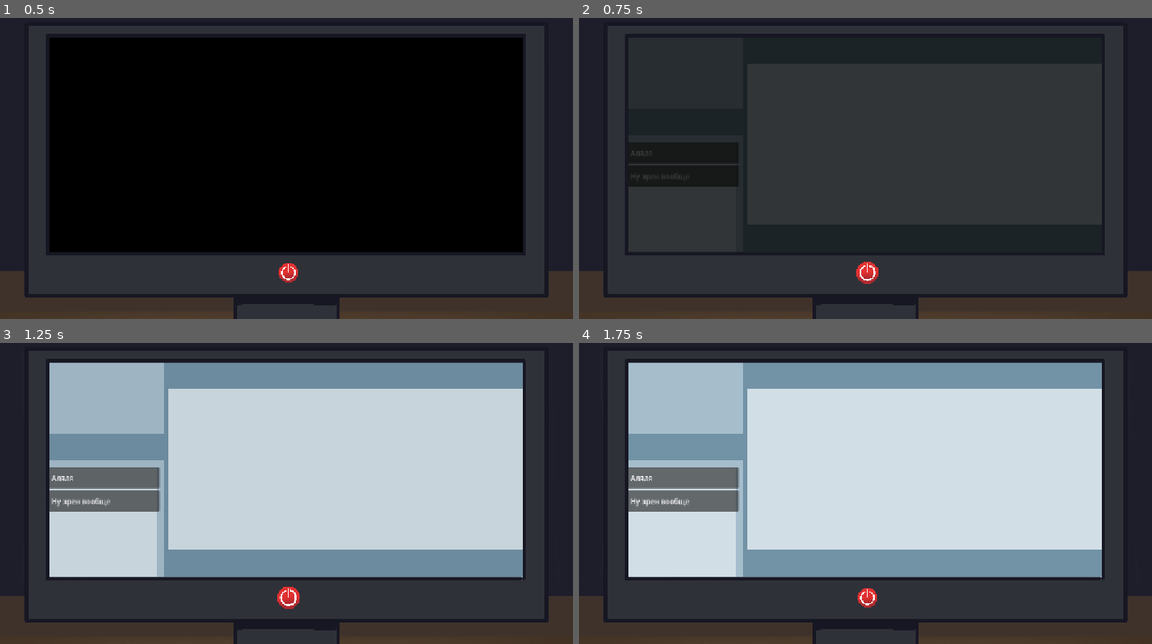
Above: before the commit, frames 1-4 (two rows, left to right).
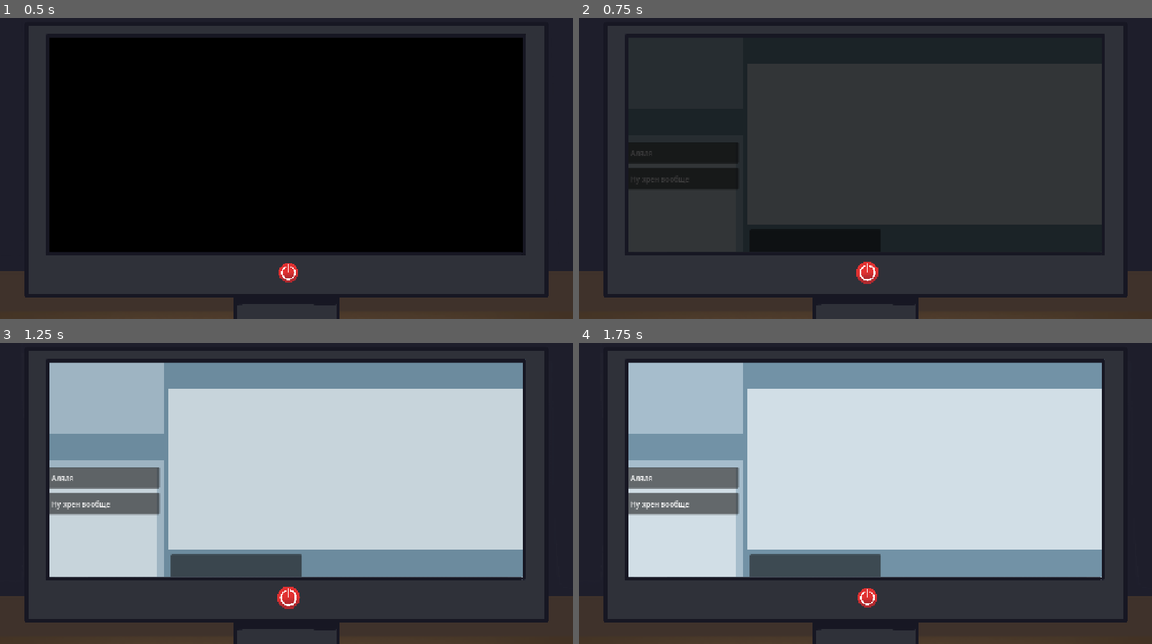
Above: after the commit, the same moments.

Repository: ArtyomDevGames/Brackeys_GJ
Game: Godot game, scene res://Game/Main/Scenes/game.tscn
The game is run twice, just before and just after one commit, with the same random seed, the same clock (stepped at 60 frames per second) and the same inputs. This scene is started directly instead of the project's main scene.
Inputs (mouse positions are in pixels of both pictures, inside the frame that each line leads up to):
- Up to frame 1 (0.5 s): no input
- Up to frame 2 (0.75 s): click (865, 273) at 0.5 s
- Up to frame 3 (1.25 s): no input
- Up to frame 4 (1.75 s): click (613, 592) at 1.25 s

Frame 1 is identical in both runs. In frame 2, 0.3% of the frame differs, in the area x 8-28%, y 48-57%; in frame 3, 2.3%; in frame 4, 2.3%, in the area x 8-53%, y 48-78%.

Commit message:
level select button fix

Diff:
--- a/game/Game/Main/Scenes/game.tscn
+++ b/game/Game/Main/Scenes/game.tscn
@@ -111,6 +111,13 @@
 offset_bottom = 719.0
 theme_override_styles/panel = SubResource("StyleBoxFlat_yf5fn")
 
+[node name="Button" type="Button" parent="BackPanel/Background/Bottom" unique_id=345755344]
+layout_mode = 0
+offset_left = 6.0
+offset_top = 12.0
+offset_right = 298.0
+offset_bottom = 66.0
+
 [node name="ScrollContainer" type="ScrollContainer" parent="BackPanel" unique_id=1216533846]
 layout_mode = 0
 offset_left = 23.0
@@ -140,6 +147,7 @@
 offset_top = 28.0
 offset_right = 301.0
 offset_bottom = 507.0
+theme_override_constants/separation = 10
 
 [node name="UserButton" parent="BackPanel/ScrollContainer/Control/Panel/Buttons" unique_id=1240136226 instance=ExtResource("4_6gq2s")]
 layout_mode = 2
--- a/game/Game/Main/Scripts/pause.gd
+++ b/game/Game/Main/Scripts/pause.gd
@@ -14,6 +14,7 @@
 	if button.button_name == "ContinueButton": hide_pause()
 	elif button.button_name == "SettingsButton": show_settings()
 	elif button.button_name == "BackButton": hide_settings()
+	elif button.button_name == "ExitButton": get_tree().quit()
 
 # Анимации появления / скрытия меню
 # Пауза
--- a/game/Game/Main/Scripts/registration.gd
+++ b/game/Game/Main/Scripts/registration.gd
@@ -20,9 +20,8 @@
 	await animation_player.animation_finished
 	NoTouchRect.visible = false
 
-func hide_registration() -> bool:
+func hide_registration():
 	NoTouchRect.visible = true
 	animation_player.play_backwards("ShowRegistration")
 	await animation_player.animation_finished
 	NoTouchRect.visible = false
-	return true
--- a/game/Game/UI/Scenes/level_select_button.tscn
+++ b/game/Game/UI/Scenes/level_select_button.tscn
@@ -37,7 +37,7 @@
 }]
 
 [sub_resource type="StyleBoxFlat" id="StyleBoxFlat_5i4tm"]
-bg_color = Color(1, 1, 1, 0)
+bg_color = Color(1, 1, 1, 1)
 
 [sub_resource type="Animation" id="Animation_5i4tm"]
 resource_name = "Hover"
@@ -45,14 +45,14 @@
 tracks/0/type = "value"
 tracks/0/imported = false
 tracks/0/enabled = true
-tracks/0/path = NodePath("HoverPanel:theme_override_styles/panel:bg_color")
+tracks/0/path = NodePath("HoverPanel:modulate")
 tracks/0/interp = 1
 tracks/0/loop_wrap = true
 tracks/0/keys = {
 "times": PackedFloat32Array(0, 0.3),
 "transitions": PackedFloat32Array(1, 1),
 "update": 0,
-"values": [Color(1, 1, 1, 0), Color(1, 1, 1, 0.09803922)]
+"values": [Color(1, 1, 1, 0), Color(1, 1, 1, 0.3647059)]
 }
 
 [sub_resource type="Animation" id="Animation_sd57o"]
@@ -60,7 +60,7 @@
 tracks/0/type = "value"
 tracks/0/imported = false
 tracks/0/enabled = true
-tracks/0/path = NodePath("HoverPanel:theme_override_styles/panel:bg_color")
+tracks/0/path = NodePath("HoverPanel:modulate")
 tracks/0/interp = 1
 tracks/0/loop_wrap = true
 tracks/0/keys = {
@@ -79,6 +79,7 @@
 [node name="LevelSelectButton" type="Button" unique_id=865650154]
 offset_right = 223.0
 offset_bottom = 276.0
+mouse_default_cursor_shape = 2
 flat = true
 script = ExtResource("1_5i4tm")
 
@@ -109,6 +110,7 @@
 vertical_alignment = 1
 
 [node name="HoverPanel" type="Panel" parent="." unique_id=1985106921]
+modulate = Color(1, 1, 1, 0)
 layout_mode = 0
 offset_right = 226.0
 offset_bottom = 276.0
--- a/game/Game/UI/Scripts/level_select_button.gd
+++ b/game/Game/UI/Scripts/level_select_button.gd
@@ -33,6 +33,7 @@
 
 
 func _on_mouse_entered() -> void:
+	print("Кнопка: ", item_name, "\nПоказываем")
 	animation_player.play("Hover")
 
 func _on_mouse_exited() -> void:
